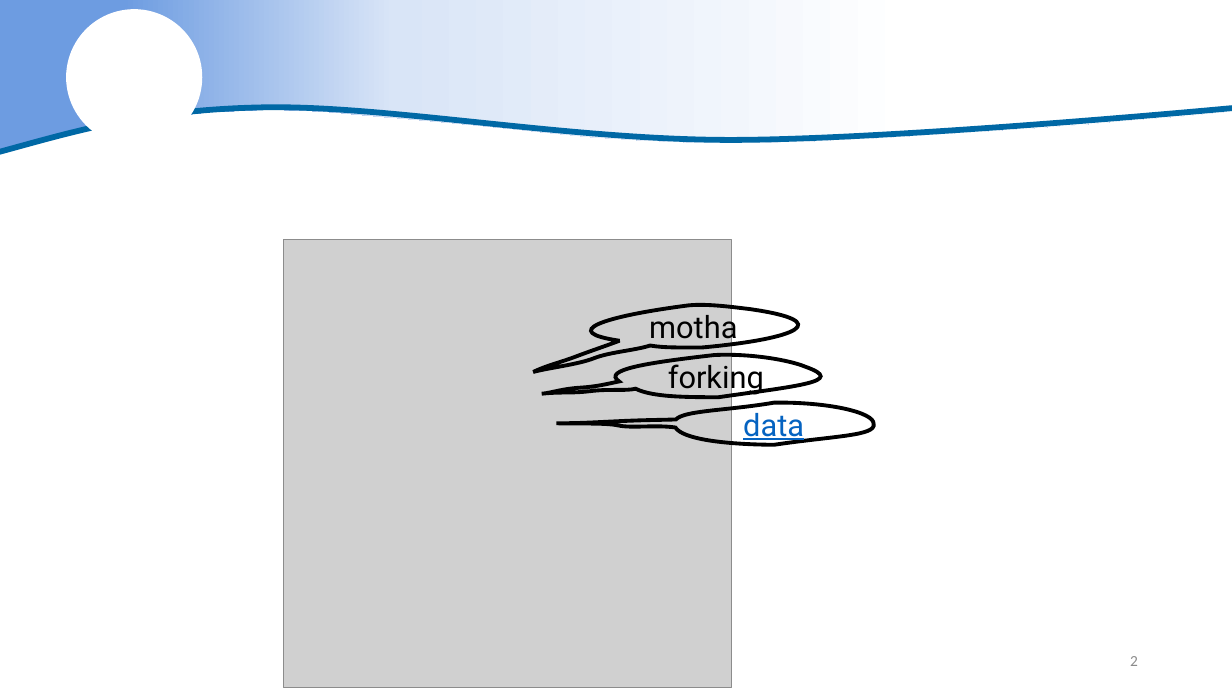
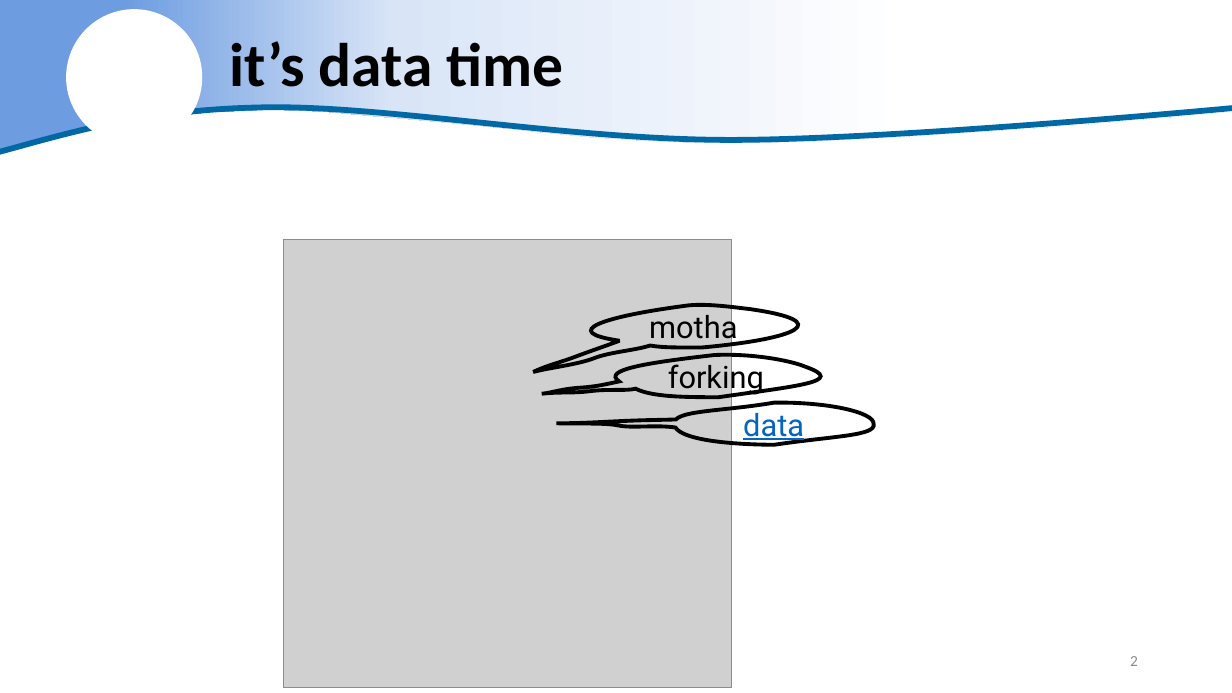
Before and after one commit to justinpriest/ADFG_R_Intro_Workshop, a slide deck: slide 2 of presentations/5 - Reading Real Data.pptx. Drawn at 1232x693 pixels with LibreOffice and Linux fonts; fonts in the diff are those of the drawing; grey boxes stand for pictures; background and template pictures are left out. Boxes give left, top, right and bottom in pixels: in the first picture for what was removed or moved away, otherwise in the second. Text is boxed around its words. In the diff, an @@ line names an element or a change of style, - is before the commit and + after.

```diff
--- a/presentations/5 - Reading Real Data.pptx
+++ b/presentations/5 - Reading Real Data.pptx
@@ title added at [230,41,564,87], 48 pt, text #000000, bold @@
+it’s data time
```
Also in this commit, not shown: 2 other slides changed, 8 other files.
